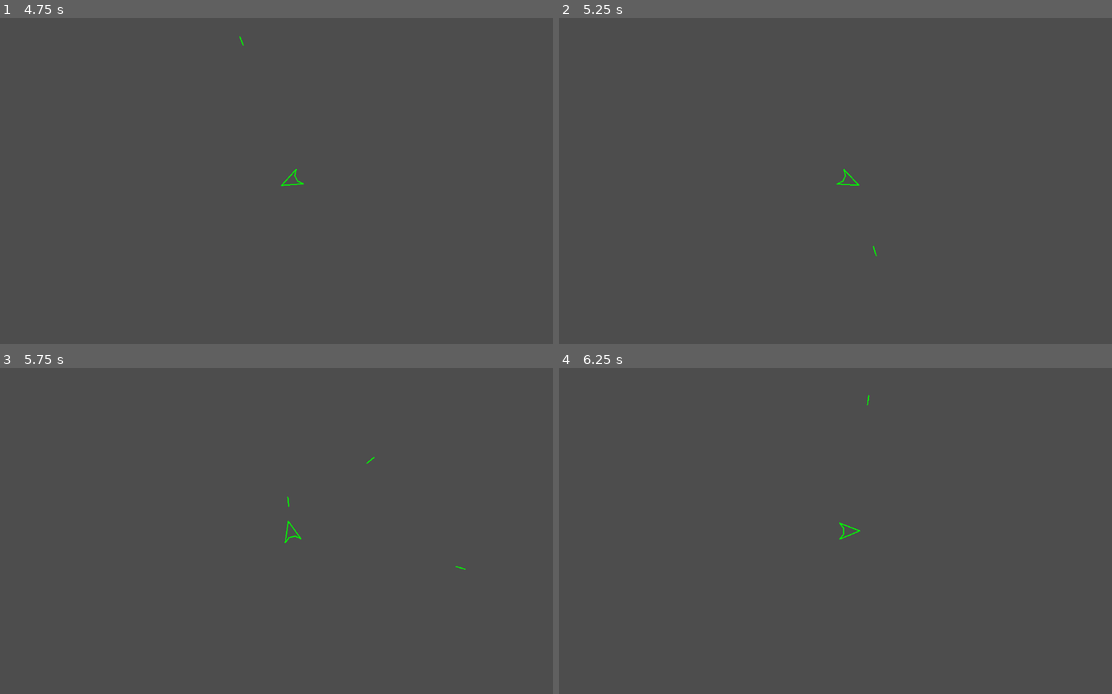
Above: before the commit, frames 1-4 (two rows, left to right).
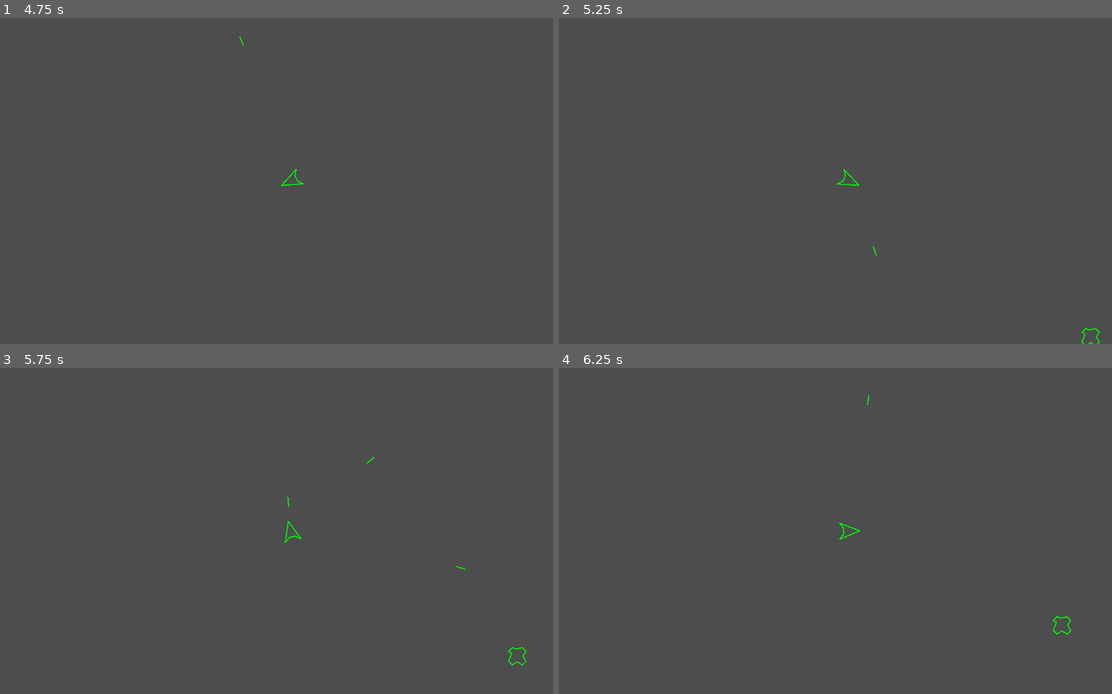
Above: after the commit, the same moments.

Repository: JakeDEsposito/godot-asteroids
Game: Godot game, scene res://scenes/game/game.tscn
Same seed, same stepped clock (60 frames per second), same inputs: the game is played once before the commit and once after it. The project has no main scene, so this scene is started directly. Sound files missing from this copy of the repository are replaced by a short silence.
Inputs:
- Up to frame 1 (4.75 s): tap Enter at 0.5 s; hold D (right) 0.53-1.28 s; hold Space (shoot) 0.53-1.28 s; hold A (left) 1.28-2.03 s; tap Space (shoot) at 1.35, 2.85, 3.5, 4.35 s; hold D (right) 2.03-2.78 s; hold Space (shoot) 2.03-2.78 s; hold W (forward) 2.78-3.53 s; hold Space (shoot) 3.53-4.28 s; hold A (left) from 3.53 s (still down)
- Up to frame 2 (5.25 s): keep holding A (left); hold Space (shoot) from 5.03 s (still down)
- Up to frame 3 (5.75 s): keep holding A (left); keep holding Space (shoot)
- Up to frame 4 (6.25 s): release A (left) at 5.78 s; release Space (shoot) at 5.78 s; hold D (right) from 5.78 s (still down); tap Space (shoot) at 5.85 s

Frame 1 is identical in both runs. In frame 2, less than 0.1% of the frame differs, in the area x 94-98%, y 95-100%; in frame 3, less than 0.1%, in the area x 91-96%, y 85-92%; in frame 4, less than 0.1%.
Error before the commit: Parse Error: Identifier "asteroid" not declared in the current scope. (res://scenes/entities/asteroid/asteroid.gd:31)

Commit message:
Removed code

Diff:
--- a/scenes/entities/asteroid/asteroid.gd
+++ b/scenes/entities/asteroid/asteroid.gd
@@ -28,8 +28,6 @@
 
 		shape.add_point(point * 10)
 
-	add_child(asteroid)
-
 func take_hit() -> void:
 	size -= 1
 
